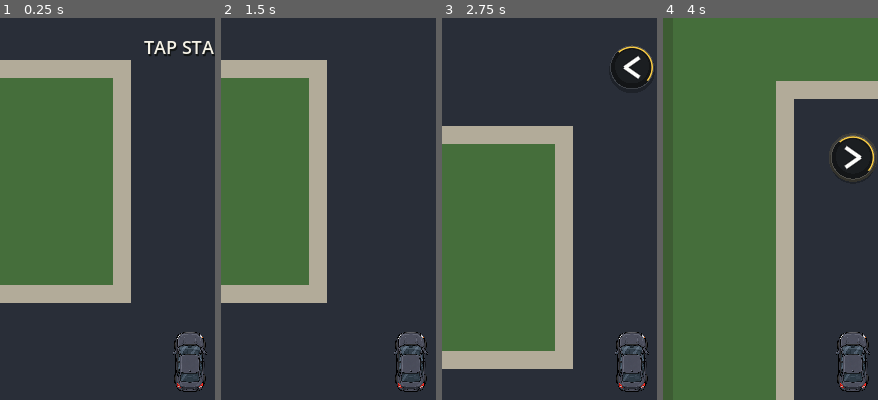
Above: before the commit, frames 1-4 (left to right).
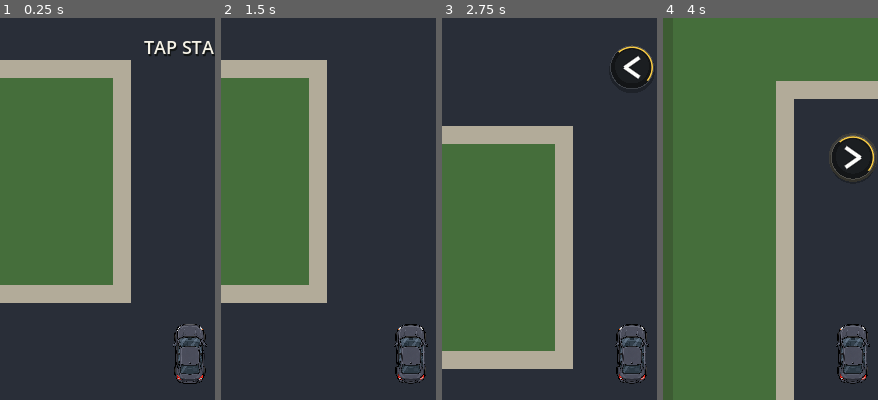
Above: after the commit, the same moments.

Repository: patrickcallahancomedy/comedian
Game: Godot game, scene res://scenes/drive/drive_module.tscn
Same seed, same stepped clock (60 frames per second), same inputs: the game is played once before the commit and once after it.
Inputs (mouse positions are % of the whole screen's width and height, from its top left):
- Up to frame 1 (0.25 s): no input
- Up to frame 2 (1.5 s): click "START" at 0.5 s; tap Enter (ui_accept) at 1.25 s; move the mouse to (72, 45) at 1.27 s; hold Right from 1.28 s (still down); tap Space at 1.35 s; click (72, 45) at 1.42 s
- Up to frame 3 (2.75 s): tap Enter (ui_accept) at 1.52 s; release Right at 2 s; drag from (30, 55) to (45, 70) at 2.02 s
- Up to frame 4 (4 s): move the mouse to (60, 28) at 2.77 s; hold Right 2.78-3.5 s; tap Space at 2.85 s; drag from (45, 70) to (20, 35) at 3.52 s
The pictures show only the part of the screen within x 6-56%, y 1-51%; the shares and areas given below are measured in that part.

The runs differ from the first frame. In frame 1, 1.4% of the frame differs, in the area x 80-97%, y 80-98%; in frame 2, 1.4%; in frame 3, 1.4%; in frame 4, 1.4%.

Commit message:
Make steering feedback fishtail from rear

Diff:
--- a/godot/scripts/drive/drive_grid_controller.gd
+++ b/godot/scripts/drive/drive_grid_controller.gd
@@ -69,7 +69,8 @@
 const VENUE_SIDEWALK_COLOR := Color(0.48, 0.48, 0.46)
 const PARKING_LINE_COLOR := Color(0.92, 0.91, 0.84, 0.50)
 const STEERING_LEAN_RADIANS := 0.085
-const STEERING_SWAY_PIXELS := 3.0
+const STEERING_SWAY_PIXELS := 0.75
+const CAR_STEERING_PIVOT_Y_RATIO := 0.28
 const CAMERA_COUNTER_NUDGE_PIXELS := 5.0
 const STEERING_FEEDBACK_DECAY := 5.5
 const CAMERA_NUDGE_DECAY := 7.0
@@ -127,7 +128,10 @@
 	forward_button.pressed.connect(_start_drive)
 	right_button.pressed.connect(_turn_right)
 
-	player_car.pivot_offset = player_car.size * 0.5
+	player_car.pivot_offset = Vector2(
+		player_car.size.x * 0.5,
+		player_car.size.y * CAR_STEERING_PIVOT_Y_RATIO
+	)
 	_reset_to_start()
 	call_deferred("_refresh_layout")
 
--- a/godot/tests/drive_grid_test.gd
+++ b/godot/tests/drive_grid_test.gd
@@ -296,6 +296,14 @@
 	_check(not is_equal_approx(drive.move_to.y, target_y_before), "Highway merge still waits for checkpoint")
 	_check(drive.steering_feedback > 0.0, "Highway steering has no visual feedback")
 	_check(drive.camera_nudge.x < 0.0, "Camera does not counter-nudge on a right merge")
+	_check(
+		drive.player_car.pivot_offset.y < drive.player_car.size.y * 0.5,
+		"Steering pivot is not ahead of the car center"
+	)
+	_check(
+		is_equal_approx(drive.CAR_STEERING_PIVOT_Y_RATIO, 0.28),
+		"Steering pivot ratio changed from front-axle fishtail setup"
+	)
 	_check(
 		drive._ease_turn_with_overshoot(0.80) > 1.0,
 		"Turn easing does not overshoot before settling"
